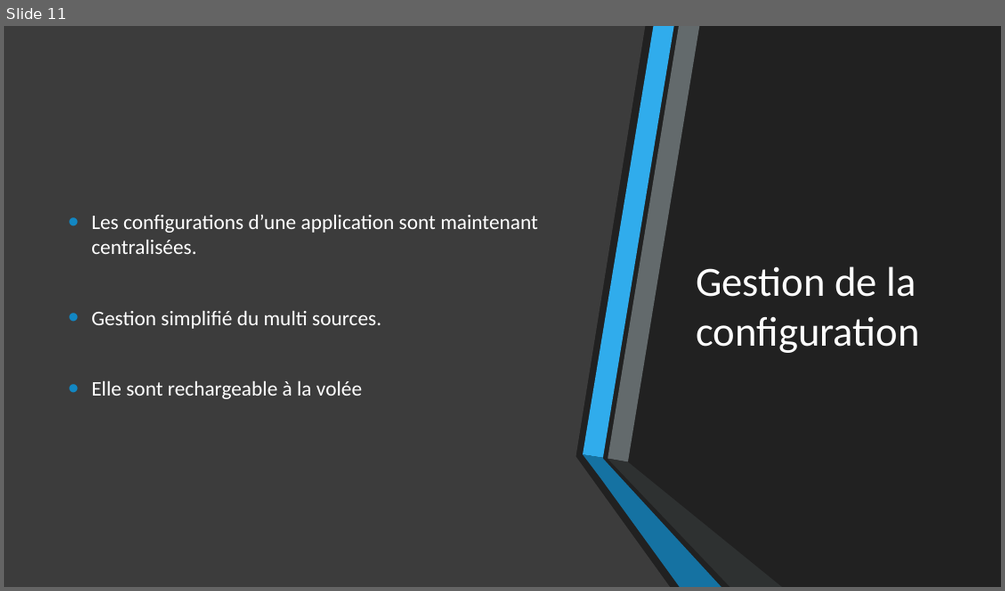
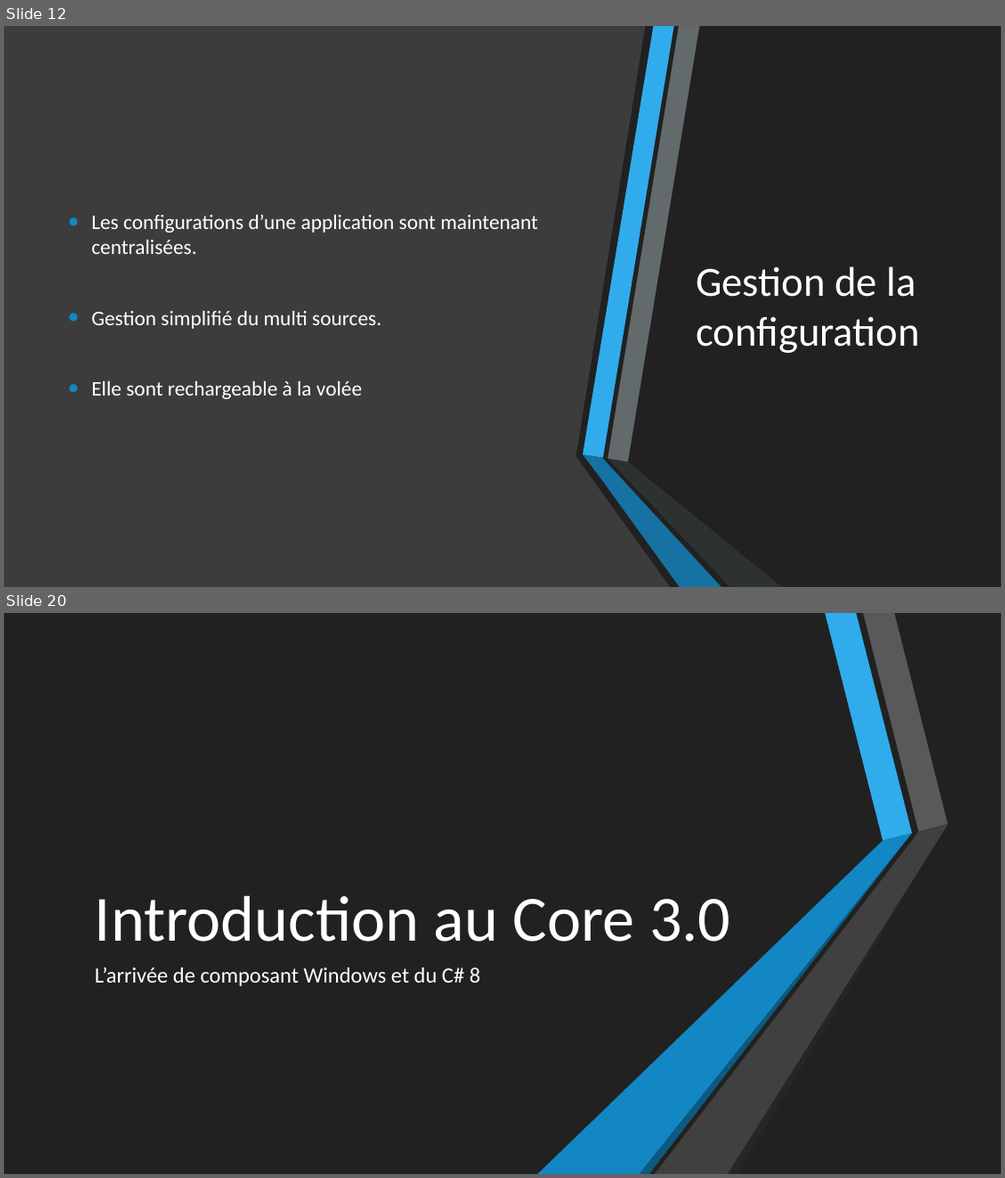
Before and after one commit to 74nu5/Meetup-MUG.net-05-02-2019, a slide deck: Présentation.pptx. Shown one above the other, each under a label of ours: slide 11 before the commit, slides 12 and 20 after it; the slides between them are not shown. The pictures are 1005x591 and 1005x1178 pixels, drawn with LibreOffice and Linux fonts; fonts in the diff are those of the drawing. Boxes give left, top, right and bottom in pixels: in the first picture for what was removed or moved away, otherwise in the second. Text is boxed around its words. In the diff, an @@ line names an element or a change of style, - is before the commit and + after.

```diff
--- a/Présentation.pptx
+++ b/Présentation.pptx
@@ slide 20 added at (4, 613, 1001, 1174), background #212121; not listed: 6 template elements that a slide beside it also shows @@
@@ rectangle added at (4, 613, 1001, 1174), fill #212121 @@
@@ group added at (48, 613, 460, 1174): 6 freeform shapes @@
@@ group added at (538, 613, 948, 1174): 6 freeform shapes @@
@@ title added at (95, 895, 730, 941), 62 pt, text #FFFFFF @@
+Introduction au Core 3.0
@@ text added at (95, 967, 480, 986), 21 pt, text #FFFFFF @@
+L’arrivée de composant Windows et du C# 8
@@ what was slide 11 is now slide 12 @@
```
Also in this commit, not shown: 1 slide changed, 10 other slides added.
